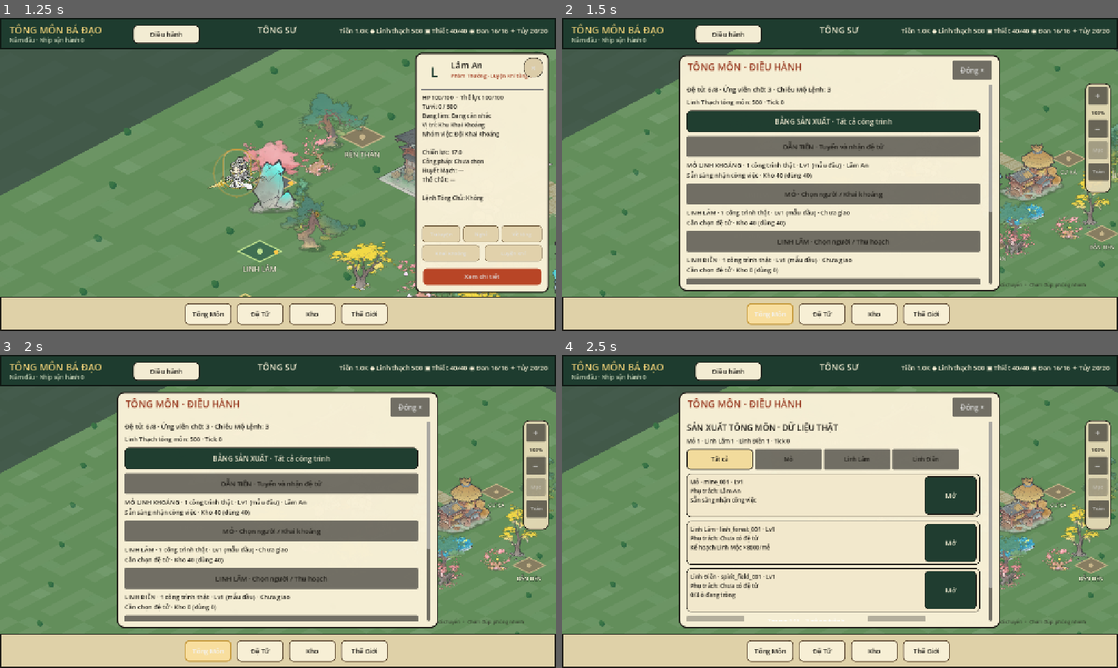
Above: before the commit, frames 1-4 (two rows, left to right).
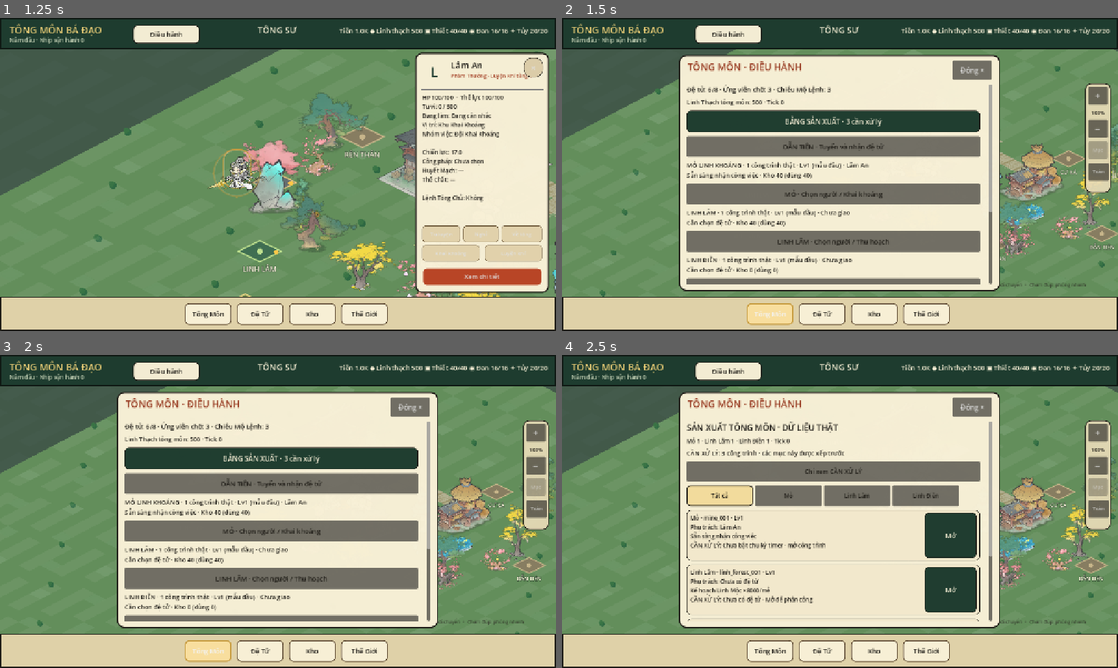
Above: after the commit, the same moments.

Repository: vuanhtuan161094-byte/TongMonBaDao
Game: Godot game, scene res://scenes/p3/p3_2_landscape_sect.tscn
Same seed, same stepped clock (60 frames per second), same inputs: the game is played once before the commit and once after it.
Inputs (mouse positions are in pixels of both pictures, inside the frame that each line leads up to):
- Up to frame 1 (1.25 s): click (177, 115) at 0.52 s
- Up to frame 2 (1.5 s): click "Tông Môn" at 1.25 s
- Up to frame 3 (2 s): no input
- Up to frame 4 (2.5 s): click "BẢNG SẢN XUẤT · Tất cả công t…" (after the commit: "BẢNG SẢN XUẤT · 3 cần xử lý") at 2 s

Frame 1 is identical in both runs. In frame 2, 0.3% of the frame differs, in the area x 38-60%, y 31-35%; in frame 3, 0.3%; in frame 4, 12%, in the area x 22-78%, y 29-86%.

Commit message:
feat(G1.8): actionable production attention queue based only on canonical snapshots [skip ci]

Diff:
--- a/godot/src/presentation/p3_2_landscape_sect.gd
+++ b/godot/src/presentation/p3_2_landscape_sect.gd
@@ -69,6 +69,7 @@
 # Presentation-only listing state; all actual producers stay in SimulationState.
 var sect_production_board_open := false
 var sect_production_board_filter: StringName = &""
+var sect_production_attention_only := false
 var sect_production_board_page := 0
 const SECT_PRODUCTION_PAGE_SIZE := 8
 var workforce_picker_panel: Panel
@@ -1805,8 +1806,9 @@
 
 # G1.7: one read-only, paged view of EVERY canonical producer instance.
 # No shadow map, local clock, construction/assignment command or save writes.
-func _sect_production_instances(filter_type: StringName = &"") -> Array[BuildingState]:
-    var result: Array[BuildingState] = []
+func _sect_production_instances(filter_type: StringName = &"", attention_only: bool = false) -> Array[BuildingState]:
+    var urgent: Array[BuildingState] = []
+    var regular: Array[BuildingState] = []
     for building_type in [
         BuildingSystem.TYPE_MINE,
         BuildingSystem.TYPE_LINH_FOREST,
@@ -1814,8 +1816,105 @@
     ]:
         if filter_type != &"" and filter_type != building_type:
             continue
-        result.append_array(ResourceBuildingExpansionPolicyV2.existing_instances(state,building_type))
-    return result
+        for building in ResourceBuildingExpansionPolicyV2.existing_instances(state,building_type):
+            if bool(_sect_production_attention(building).get("needs_action",false)):
+                urgent.append(building)
+            elif not attention_only:
+                regular.append(building)
+    # Attention rows appear first; stable type and ID ordering in each bucket.
+    urgent.append_array(regular)
+    return urgent
+
+# G1.8 actionable hints are derived from canonical, persisted snapshots.
+# These labels are *advice only*. No resource delivery, new job, auto-order,
+# construction, instant harvest, or migration may happen while viewing the hub.
+func _sect_production_attention(building: BuildingState) -> Dictionary:
+    if building == null:
+        return {"needs_action":false,"label":"Không có công trình"}
+    var buildings := BuildingSystem.new()
+    var assigned := buildings.assigned_worker_ids(state,building)
+    if assigned.size() > 1:
+        return {"needs_action":true,"label":"Phân công bất thường: kiểm tra số người"}
+    if assigned.is_empty():
+        return {"needs_action":true,"label":"Chưa có đệ tử · Mở để phân công"}
+    var worker_id: StringName = assigned[0]
+    if not state.disciples.has(worker_id):
+        return {"needs_action":true,"label":"Không tìm thấy người phụ trách · cần kiểm tra"}
+    var actor: DiscipleState = state.disciples[worker_id]
+
+    if building.building_type in [BuildingSystem.TYPE_MINE,BuildingSystem.TYPE_LINH_FOREST]:
+        var jobs := buildings.resource_timer_jobs(building)
+        if not jobs.is_empty():
+            var first_job = jobs[0]
+            if first_job is Dictionary:
+                var remaining := int(first_job.get("finish_tick",state.tick))-state.tick
+                if remaining <= 0:
+                    return {"needs_action":false,"label":"Mẻ đến hạn · chờ scheduler xử lý"}
+                return {"needs_action":false,"label":"Mẻ đang chạy · còn %d phút" % remaining}
+            return {"needs_action":true,"label":"Dữ liệu mẻ không hợp lệ · cần kiểm tra"}
+        if not actor.work_cycle_state.is_empty():
+            return {"needs_action":false,"label":"Đang hoàn tất chu kỳ sản xuất cũ"}
+        if not state.sect.economy_a_enabled:
+            return {"needs_action":true,"label":"Chưa bật chu kỳ timer · mở công trình"}
+        if DiscipleRealmProgressV2.owns_v2_progression(actor):
+            var plan_id := buildings.selected_resource_production_plan(building)
+            if production_plan_registry.has(plan_id):
+                var output_id := production_plan_registry.output_resource_id(plan_id)
+                var batch_units := production_plan_registry.scaled_yield(plan_id,building.level)
+                var stock := WarehouseSystem.new().quantity(state,output_id)
+                var target := mini(batch_units*10,WarehouseSystem.MAX_SAFE_STACK)
+                if stock >= target:
+                    return {"needs_action":true,"label":"Kho đạt mục tiêu %d · đổi kế hoạch hoặc tiêu thụ" % target}
+                if batch_units > WarehouseSystem.MAX_SAFE_STACK-stock:
+                    return {"needs_action":true,"label":"Kho không đủ chỗ cho mẻ tiếp theo"}
+    elif building.building_type == BuildingSystem.TYPE_SPIRIT_FIELD:
+        # The accessor spirit_field_plots() may *write* legacy migration.
+        # Inspect the persisted snapshots directly in this read-only board.
+        if not building.production_state.has("plots"):
+            return {"needs_action":true,"label":"Linh Điền cũ · mở công trình để đồng bộ"}
+        var stored_plots = building.production_state.get("plots",[])
+        if not (stored_plots is Array):
+            return {"needs_action":true,"label":"Dữ liệu ô đất cần kiểm tra"}
+        var growing := 0
+        var empty := 0
+        var due := 0
+        for raw_plot in stored_plots:
+            if not (raw_plot is Dictionary):
+                continue
+            var plot: Dictionary = raw_plot
+            var plot_status := StringName(plot.get("status",""))
+            if plot_status == BuildingSystem.PLOT_GROWING:
+                growing += 1
+                if int(plot.get("finish_tick",state.tick))-state.tick <= 0:
+                    due += 1
+            elif plot_status == BuildingSystem.PLOT_EMPTY:
+                empty += 1
+        if due > 0:
+            return {"needs_action":false,"label":"%d ô đến hạn · chờ scheduler xử lý" % due}
+        if empty == 0:
+            return {"needs_action":false,"label":"Đang trồng đủ %d ô" % growing}
+        var eligible := spirit_crop_registry.eligible_crop_ids(building.level)
+        var affordable := false
+        for crop_id in eligible:
+            if state.sect.spirit_stones >= spirit_crop_registry.cost(crop_id):
+                affordable = true
+                break
+        if not affordable:
+            return {"needs_action":true,"label":"Chưa đủ Linh Thạch gieo trồng"}
+    else:
+        return {"needs_action":false,"label":"Không thuộc nhóm sản xuất"}
+
+    if actor.region_id != &"sect" or not actor.active_pve_encounter_id.is_empty():
+        return {"needs_action":true,"label":"Người phụ trách đang xuất môn/PvE"}
+    if not actor.direct_command.is_empty():
+        var target := str(actor.direct_command.get("target",""))
+        var kind := StringName(actor.direct_command.get("kind",""))
+        if kind == WorkforceSystem.COMMAND_WORK and target == str(_workforce_profession(building.building_type)):
+            return {"needs_action":false,"label":"Đã nhận lệnh · chờ scheduler mở lượt"}
+        return {"needs_action":true,"label":"Có lệnh khác chờ xử lý"}
+    if building.building_type == BuildingSystem.TYPE_SPIRIT_FIELD:
+        return {"needs_action":true,"label":"Còn ô trống · mở để kiểm tra gieo tiếp"}
+    return {"needs_action":true,"label":"Chưa có mẻ · mở để bắt đầu"}
 
 func _sect_production_type_name(building_type: StringName) -> String:
     match building_type:
@@ -1920,6 +2019,7 @@
 
 func _show_sect_production_board() -> void:
     sect_production_board_filter = &""
+    sect_production_attention_only = false
     sect_production_board_page = 0
     sect_layout_preview_open = false
     sect_production_board_open = true
@@ -1932,8 +2032,13 @@
     sect_production_board_page = 0
     _refresh_sect_production_board(true)
 
+func _sect_production_attention_filter_changed() -> void:
+    sect_production_attention_only = not sect_production_attention_only
+    sect_production_board_page = 0
+    _refresh_sect_production_board(true)
+
 func _sect_production_page_changed(direction: int) -> void:
-    var total := _sect_production_instances(sect_production_board_filter).size()
+    var total := _sect_production_instances(sect_production_board_filter,sect_production_attention_only).size()
     var max_page := maxi(0,int(ceili(float(total)/float(SECT_PRODUCTION_PAGE_SIZE)))-1)
     sect_production_board_page = clampi(sect_production_board_page+direction,0,max_page)
     _refresh_sect_production_board(true)
@@ -1955,6 +2060,16 @@
     _sect_hub_label("Mỏ %d · Linh Lâm %d · Linh Điền %d · Tick %d" % [
         mine_count,forest_count,field_count,state.tick
     ],13)
+    var attention_count := _sect_production_instances(&"",true).size()
+    _sect_hub_label("CẦN XỬ LÝ: %d công trình · các mục này được xếp trước" % attention_count,14)
+    var attention_button := Button.new()
+    attention_button.name = "SectProductionAttentionOnly"
+    attention_button.text = "Đang lọc: Cần xử lý ✓" if sect_production_attention_only else "Chỉ xem CẦN XỬ LÝ"
+    attention_button.custom_minimum_size = Vector2(662,46)
+    attention_button.add_theme_font_size_override("font_size",14)
+    attention_button.add_theme_color_override("font_color",INK)
+    attention_button.pressed.connect(_sect_production_attention_filter_changed)
+    sect_hub_content.add_child(attention_button)
 
     var tabs := HBoxContainer.new()
     tabs.name = "SectProductionFilters"
@@ -1981,7 +2096,7 @@
         filter_button.pressed.connect(Callable(self,"_sect_production_filter_changed").bind(type_id))
         tabs.add_child(filter_button)
 
-    var all_instances := _sect_production_instances(sect_production_board_filter)
+    var all_instances := _sect_production_instances(sect_production_board_filter,sect_production_attention_only)
     var max_page := maxi(0,ceili(float(all_instances.size())/float(SECT_PRODUCTION_PAGE_SIZE))-1)
     sect_production_board_page = clampi(sect_production_board_page,0,max_page)
     var first := sect_production_board_page*SECT_PRODUCTION_PAGE_SIZE
@@ -1995,16 +2110,19 @@
         card.add_theme_stylebox_override("panel",_style(Color(0.95,0.91,0.80),INK,1,9))
         sect_hub_content.add_child(card)
         var horizontal := HBoxContainer.new()
-        horizontal.custom_minimum_size = Vector2(645,88)
+        horizontal.custom_minimum_size = Vector2(645,104)
         horizontal.add_theme_constant_override("separation",8)
         card.add_child(horizontal)
+        var attention := _sect_production_attention(building)
         var detail := Label.new()
         detail.name = "SectProductionStatus_%s" % str(building.id)
-        detail.text = "%s · %s · Lv%d\n%s" % [
+        detail.text = "%s · %s · Lv%d\n%s\n%s: %s" % [
             _sect_production_type_name(building.building_type),
-            str(building.id),building.level,_sect_production_status(building)
+            str(building.id),building.level,_sect_production_status(building),
+            "CẦN XỬ LÝ" if bool(attention.get("needs_action",false)) else "TRẠNG THÁI",
+            str(attention.get("label",""))
         ]
-        detail.custom_minimum_size = Vector2(493,80)
+        detail.custom_minimum_size = Vector2(493,98)
         detail.size_flags_horizontal = Control.SIZE_EXPAND_FILL
         detail.autowrap_mode = TextServer.AUTOWRAP_WORD_SMART
         detail.add_theme_font_size_override("font_size",13)
@@ -2122,9 +2240,10 @@
     _sect_hub_label("Linh Thạch tông môn: %d · Tick %d" % [
         state.sect.spirit_stones,state.tick
     ])
+    var attention_count := _sect_production_instances(&"",true).size()
     var dashboard := Button.new()
     dashboard.name = "SectHubOpenProductionBoard"
-    dashboard.text = "BẢNG SẢN XUẤT · Tất cả công trình"
+    dashboard.text = "BẢNG SẢN XUẤT · %d cần xử lý" % attention_count
     dashboard.custom_minimum_size = Vector2(675,50)
     dashboard.add_theme_font_size_override("font_size",16)
     dashboard.add_theme_color_override("font_color",PAPER_LIGHT)
